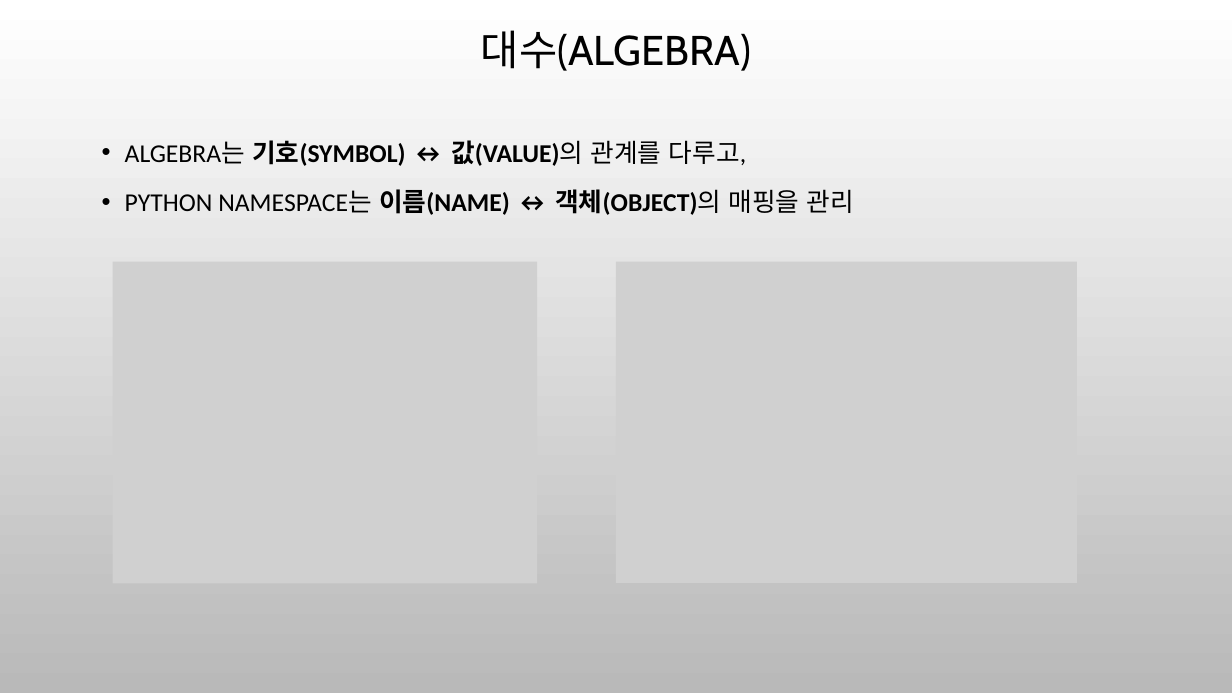
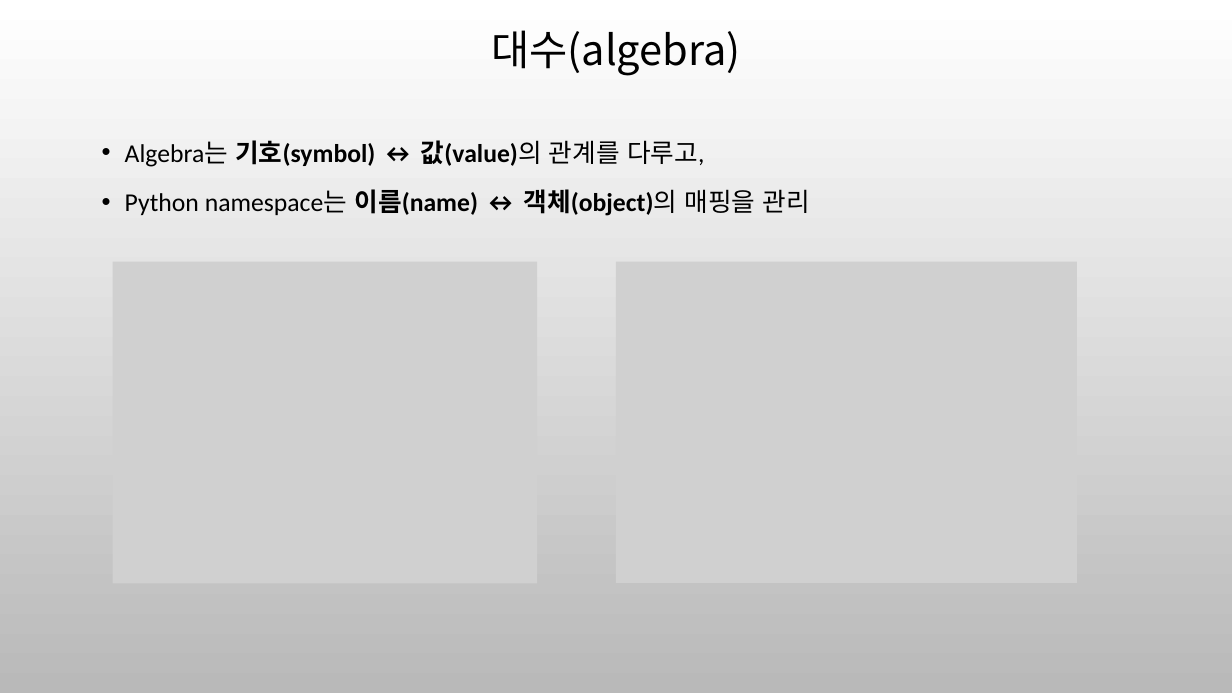
Before and after one commit to ancestor9/mathematics-for-machine-learning, a slide deck: slide 23 of 7_Applications of mathematics.pptx (slide 17 before the commit). Drawn at 1232x693 pixels with LibreOffice and Linux fonts; fonts in the diff are those of the drawing; grey boxes stand for pictures; background and template pictures are left out. Boxes give left, top, right and bottom in pixels: in the first picture for what was removed or moved away, otherwise in the second. Text is boxed around its words. In the diff, an @@ line names an element or a change of style, - is before the commit and + after.

```diff
--- a/7_Applications of mathematics.pptx
+++ b/7_Applications of mathematics.pptx
@@ title at bbox=[491, 30, 741, 75]: text changed; font Cabin to Noto Sans CJK KR @@
-대수(ALGEBRA)
+대수(algebra)
@@ text at bbox=[125, 140, 810, 216]: text changed @@
-• ALGEBRA는 기호(SYMBOL) ↔ 값(VALUE)의 관계를 다루고,
-• PYTHON NAMESPACE는 이름(NAME) ↔ 객체(OBJECT)의 매핑을 관리
+• Algebra는 기호(symbol) ↔ 값(value)의 관계를 다루고,
+• Python namespace는 이름(name) ↔ 객체(object)의 매핑을 관리
```
Also in this commit, not shown: 11 other slides changed, 8 slides added, 1 slide removed.
